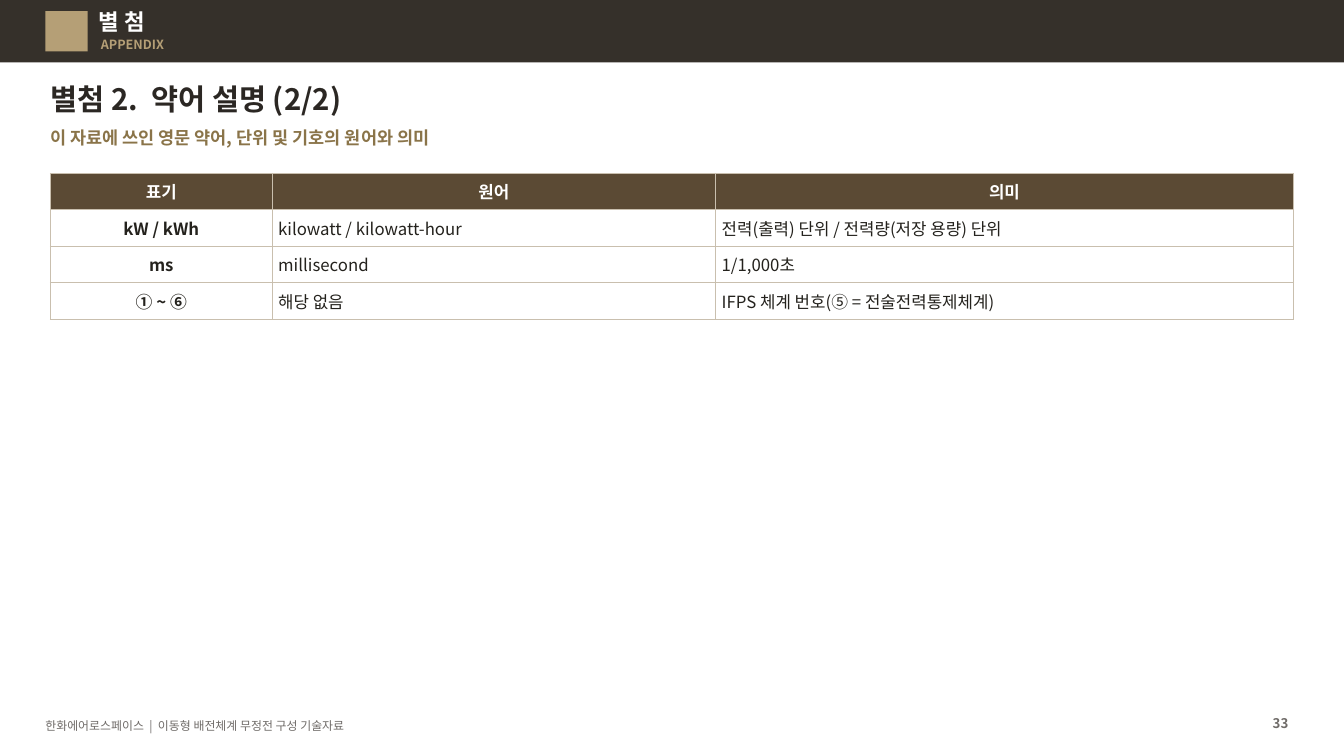
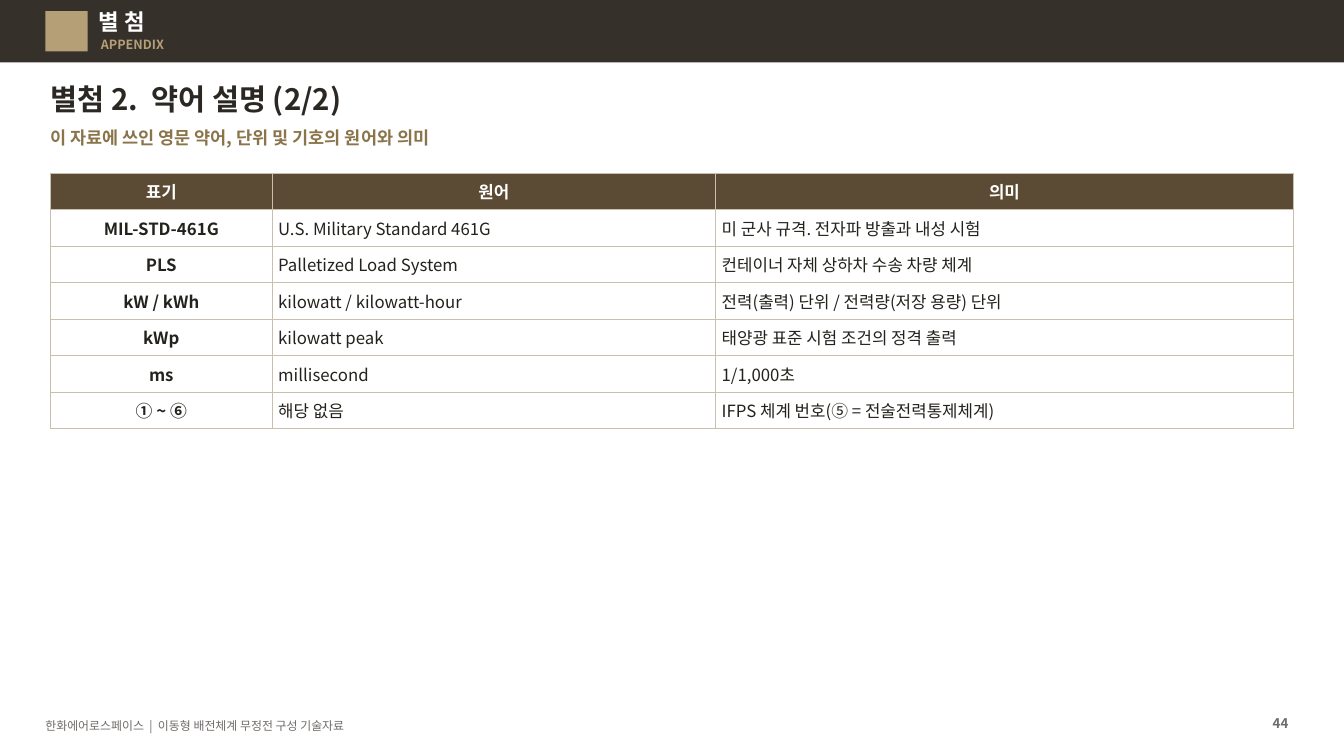
Before and after one commit to byunjd112-hue/headroom, a slide deck: slide 44 of mobile_ems/docs/out/IFPS_이동형배전체계_무정전구성_기술자료_Rev72.pptx (slide 33 before the commit). Drawn at 1344x756 pixels with LibreOffice and Linux fonts; fonts in the diff are those of the drawing. Boxes give left, top, right and bottom in pixels: in the first picture for what was removed or moved away, otherwise in the second. Text is boxed around its words. In the diff, an @@ line names an element or a change of style, - is before the commit and + after.

```diff
--- a/mobile_ems/docs/out/IFPS_이동형배전체계_무정전구성_기술자료_Rev72.pptx
+++ b/mobile_ems/docs/out/IFPS_이동형배전체계_무정전구성_기술자료_Rev72.pptx
@@ table at (50, 173, 1294, 424) @@
+row 2: MIL-STD-461G | U.S. Military Standard 461G | 미 군사 규격. 전자파 방출과 내성 시험
+row 3: PLS | Palletized Load System | 컨테이너 자체 상하차 수송 차량 체계
+row 5: kWp | kilowatt peak | 태양광 표준 시험 조건의 정격 출력
@@ page number at (1273, 718, 1289, 728): text changed @@
-33
+44
```
Also in this commit, not shown: 5 other slides changed, 11 slides added, 11 other files.
